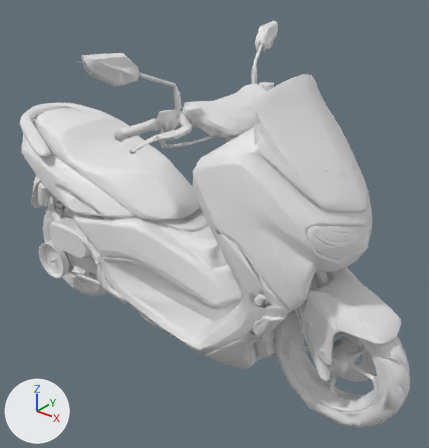
An edit to the glTF model garaje/static/garaje/modelos/nmax155_tripo.glb, drawn before and after from the same camera.
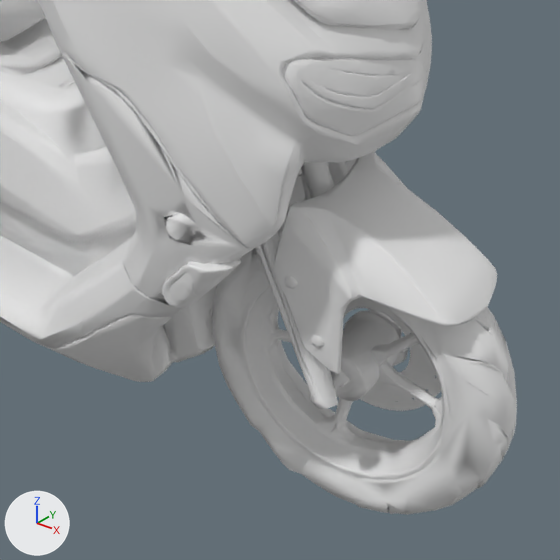
Old and new are each drawn whole from a 50 mm camera at (1.367, -1.555, 1.569) aimed at (0.081, 0.053, 0.573) and again close up on the part from 42% to 100% of the width and 45% to 100% of the height. The lights are fixed; the arrows at lower left show +X, +Y and +Z. The older version's two pictures come first. Where no turn or scale is listed for an object, it has been applied to the vertices. Vertices at exactly the same position are counted once.

In view in the first close-up: 'caucho.llanta_del', 'disco.disco_del', 'faro.lente', 'luz.faro_b', 'negro_brillo.visor', 'oscuro.horquilla', 'oscuro.mordaza_del', 'pintura.frontal', 'pintura.guardabarros_del', 'pintura.quilla', 'plastico.escudo', 'rin.rin_del', 'titanio.boomerang' and 4 more.
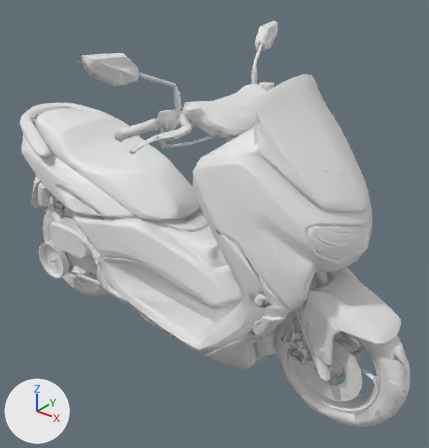
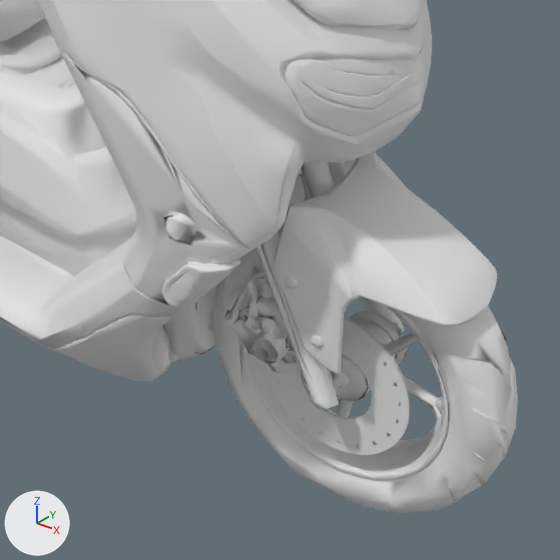
What differs and where, as boxes (x1, y1, x2, y2) in the close-ups (560 x 560 px):
'caucho.llanta_del', mirrored: before (195, 214, 517, 515); after (195, 214, 518, 513)
'disco.disco_del', moved: before (344, 297, 441, 411); after (266, 317, 411, 455)
'oscuro.mordaza_del', moved (mostly hidden before): before (243, 286, 348, 343); after (225, 271, 298, 373)

The edits, one by one:
me_caucho_llanta_del has 1028 vertices, 1588 faces and spans x -0.252..0.252, y -0.068..0.068, z -0.25..0.25.
me_caucho_llanta_del is used by ob_caucho_llanta_del; location (0.668, 0.0, 0.251).
me_caucho_llanta_del part 1: the whole mesh is mirrored in y about its middle.
Object 'oscuro.mordaza_del' (ob_oscuro_mordaza_del) moves from (0.56, 0.035, 0.323) to (0.56, -0.035, 0.323).
Object 'disco.disco_del' (ob_disco_disco_del) moves from (0.672, 0.063, 0.249) to (0.672, -0.063, 0.249).
